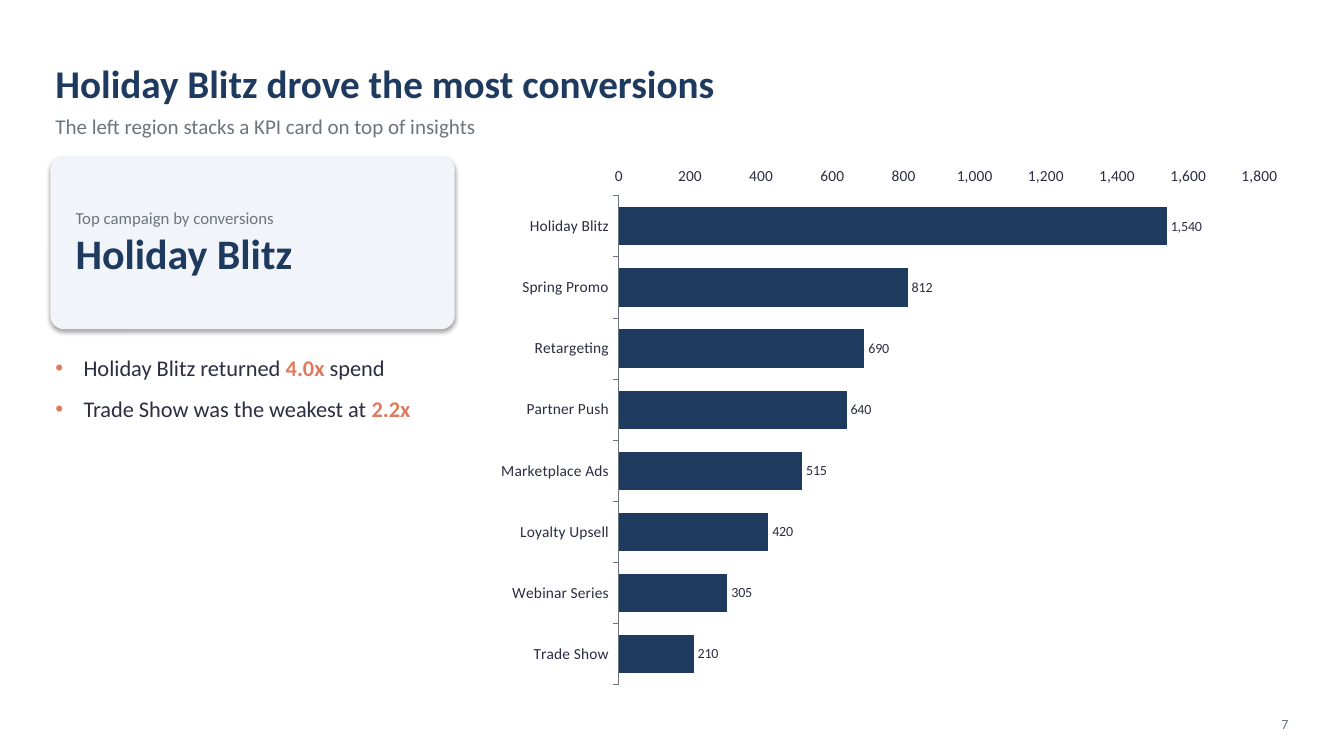
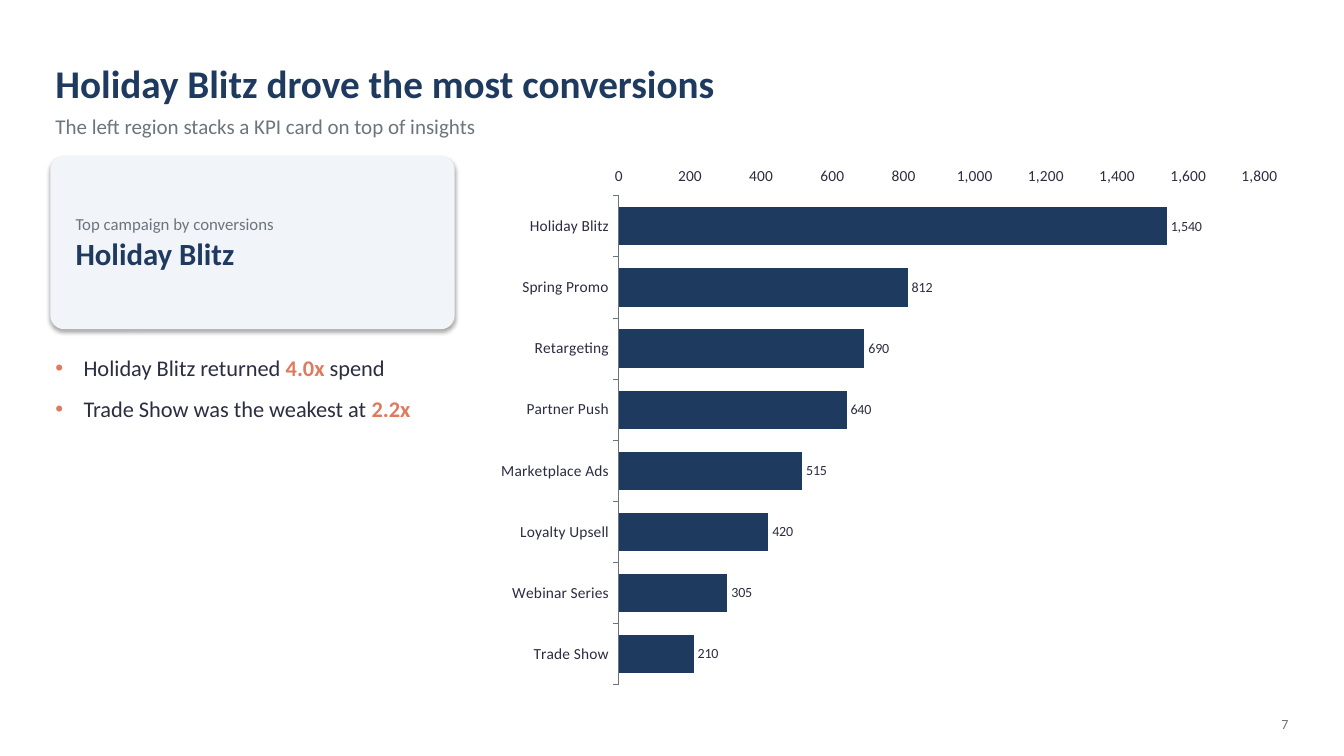
Before and after one commit to FrocketGaming/PPT_DEMO, a slide deck: slide 7 of out/demo.pptx. Drawn at 1344x756 pixels with LibreOffice and Linux fonts; fonts in the diff are those of the drawing. Boxes give left, top, right and bottom in pixels: in the first picture for what was removed or moved away, otherwise in the second. Text is boxed around its words. In the diff, an @@ line names an element or a change of style, - is before the commit and + after.

```diff
--- a/out/demo.pptx
+++ b/out/demo.pptx
@@ text at (76, 243, 234, 270): size 30 to 22 pt in "Holiday Blitz" @@
```
Also in this commit, not shown: 4 other files.
